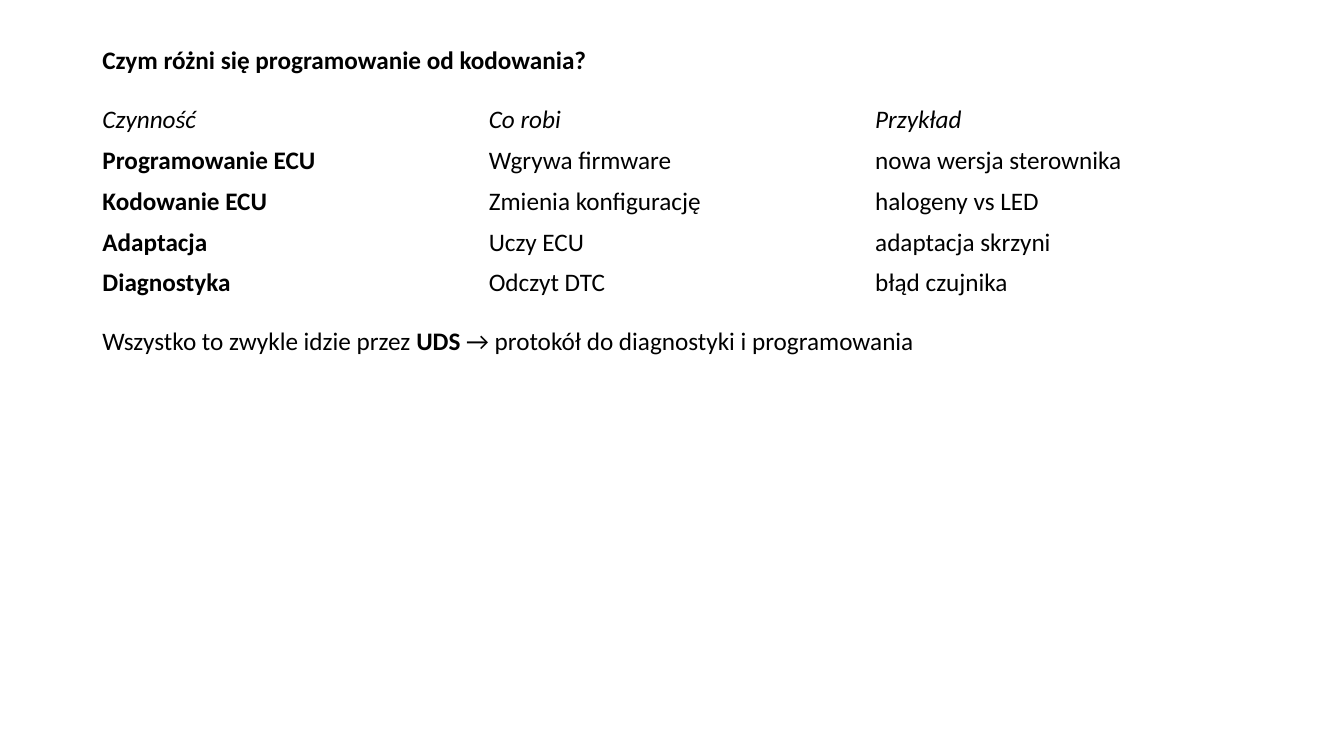
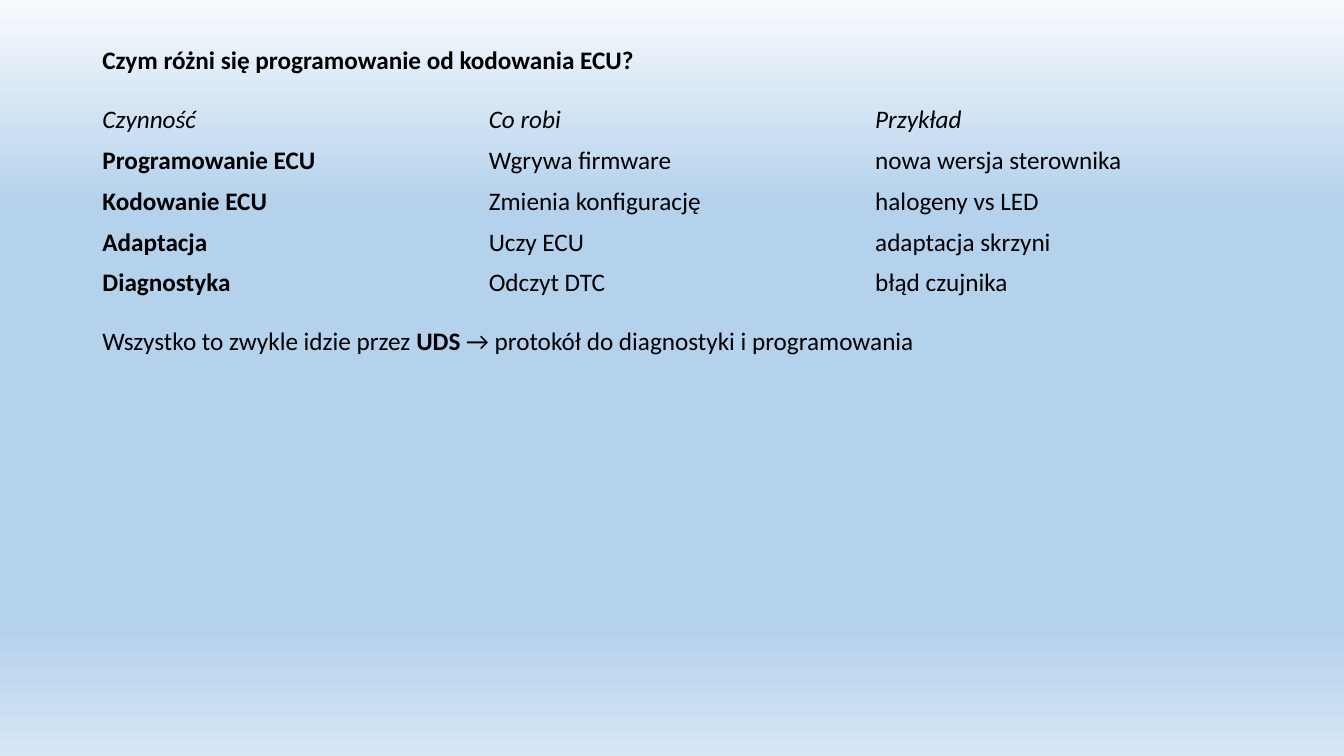
Before and after one commit to engineerwka-creator/Documents, a slide deck: slide 18 of R&D_Automotive/AUTOMOTIVE.pptx (slide 14 before the commit). Drawn at 1344x756 pixels with LibreOffice and Linux fonts; fonts in the diff are those of the drawing. Boxes give left, top, right and bottom in pixels: in the first picture for what was removed or moved away, otherwise in the second. Text is boxed around its words. In the diff, an @@ line names an element or a change of style, - is before the commit and + after.

```diff
--- a/R&D_Automotive/AUTOMOTIVE.pptx
+++ b/R&D_Automotive/AUTOMOTIVE.pptx
@@ background #FFFFFF to gradient #F7FAFD to #B5D2EC to #D6E6F5 to #CEE1F2 @@
@@ text at (x1=102, y1=51, x2=633, y2=74): text changed @@
-Czym różni się programowanie od kodowania?
+Czym różni się programowanie od kodowania ECU?
```
Also in this commit, not shown: 11 other slides changed, 6 slides added, 2 slides removed, 1 other file.
